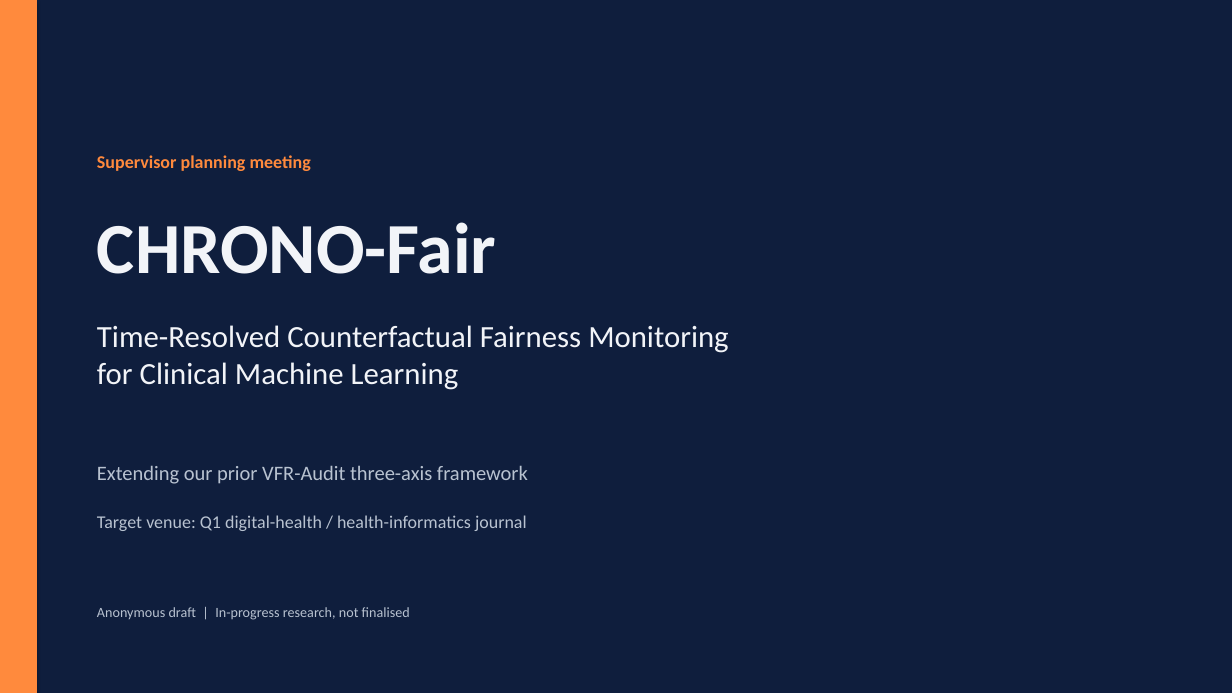
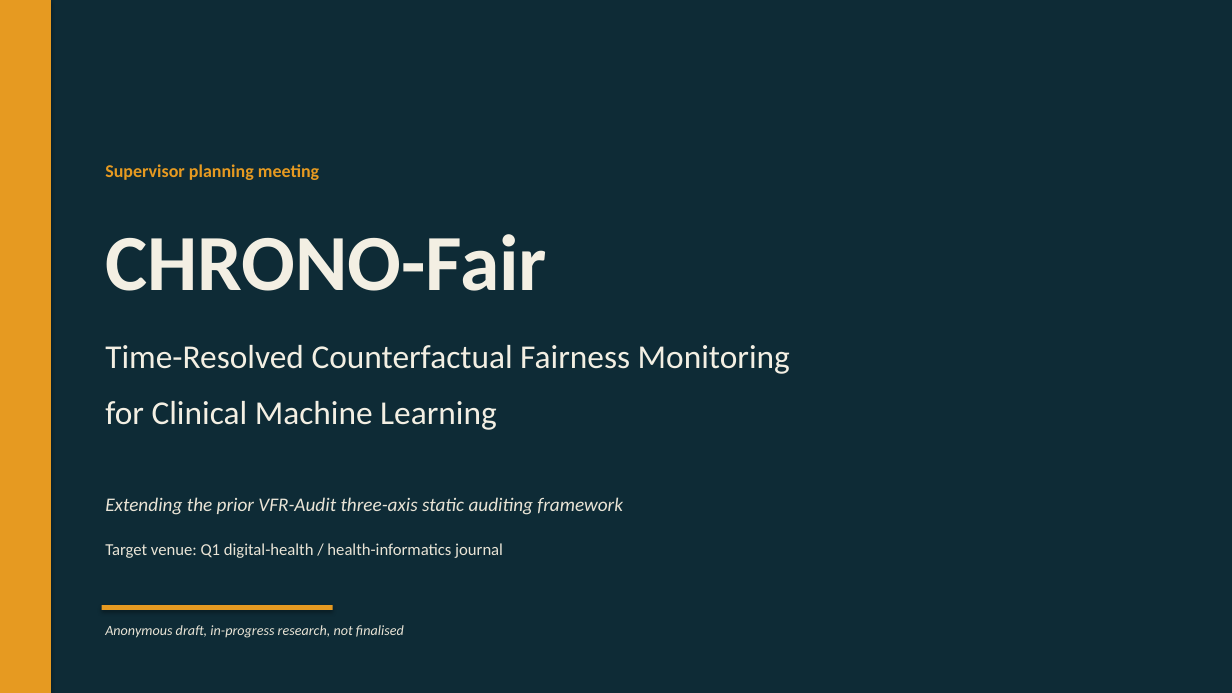
Before and after one commit to MdJoy31/Length-of-stay-prediction-using-Texas100x--Fairness, a slide deck: slide 1 of chrono_fair/presentation/CHRONO_Fair_supervisor_meeting.pptx. Drawn at 1232x693 pixels with LibreOffice and Linux fonts; fonts in the diff are those of the drawing. Boxes give left, top, right and bottom in pixels: in the first picture for what was removed or moved away, otherwise in the second. Text is boxed around its words. In the diff, an @@ line names an element or a change of style, - is before the commit and + after.

```diff
--- a/chrono_fair/presentation/CHRONO_Fair_supervisor_meeting.pptx
+++ b/chrono_fair/presentation/CHRONO_Fair_supervisor_meeting.pptx
@@ rectangle at bbox=[0, 0, 1232, 693]: fill #0F1E3D to #0E2B36; shadow on @@
@@ rectangle: place and size @@
-rectangle at bbox=[0, 0, 37, 693]
+rectangle at bbox=[0, 0, 51, 693]
@@ rectangle at bbox=[0, 0, 51, 693]: fill #FF8A3D to #E69A21 @@
@@ text "Supervisor planning meeting": place and size @@
-text "Supervisor planning meeting" at bbox=[97, 155, 311, 171]
+text "Supervisor planning meeting" at bbox=[105, 164, 319, 180]
@@ text "Supervisor planning meeting" at bbox=[105, 164, 319, 180]: text colour #FF8A3D to #E69A21 @@
@@ text "CHRONO-Fair": place and size @@
-text "CHRONO-Fair" at bbox=[97, 222, 496, 274]
+text "CHRONO-Fair" at bbox=[105, 234, 547, 291]
@@ text "CHRONO-Fair" at bbox=[105, 234, 547, 291]: size 56 to 62 pt, text colour #F2F4F8 to #F3EFE3 @@
@@ text at bbox=[105, 345, 790, 374]: text changed; size 24 to 26 pt; text colour #F2F4F8 to #F3EFE3 @@
-Time-Resolved Counterfactual Fairness Monitoring
-for Clinical Machine Learning
+Time-Resolved Counterfactual Fairness Monitoring
@@ text added at bbox=[105, 401, 497, 430], 26 pt, text #F3EFE3 @@
+for Clinical Machine Learning
@@ text at bbox=[105, 497, 623, 515]: text changed; size 16 to 15 pt; text colour #B8C2D0 to #E9E4D6; italic on @@
-Extending our prior VFR-Audit three-axis framework
+Extending the prior VFR-Audit three-axis static auditing framework
@@ text "Target venue: Q1 digital-health / ...": place and size @@
-text "Target venue: Q1 digital-health / ..." at bbox=[97, 515, 527, 531]
+text "Target venue: Q1 digital-health / ..." at bbox=[105, 543, 503, 558]
@@ text "Target venue: Q1 digital-health / ..." at bbox=[105, 543, 503, 558]: size 14 to 13 pt, text colour #B8C2D0 to #E9E4D6 @@
@@ rectangle added at bbox=[102, 605, 333, 610], fill #E69A21 @@
@@ text at bbox=[105, 625, 404, 638]: text changed; text colour #B8C2D0 to #E9E4D6; italic on @@
-Anonymous draft | In-progress research, not finalised
+Anonymous draft, in-progress research, not finalised
```
Also in this commit, not shown: 10 other slides changed, 3 slides added, 1 slide removed.
